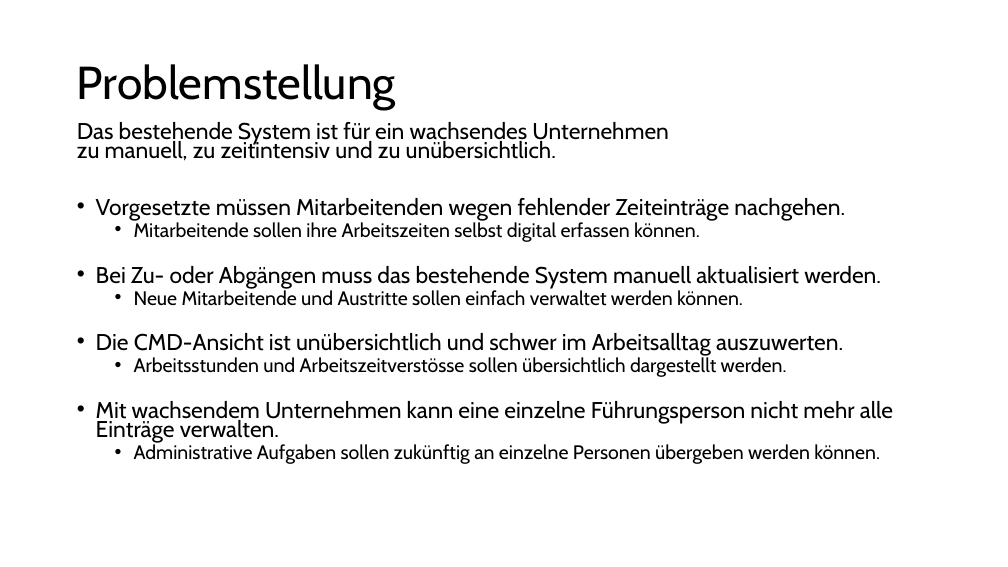
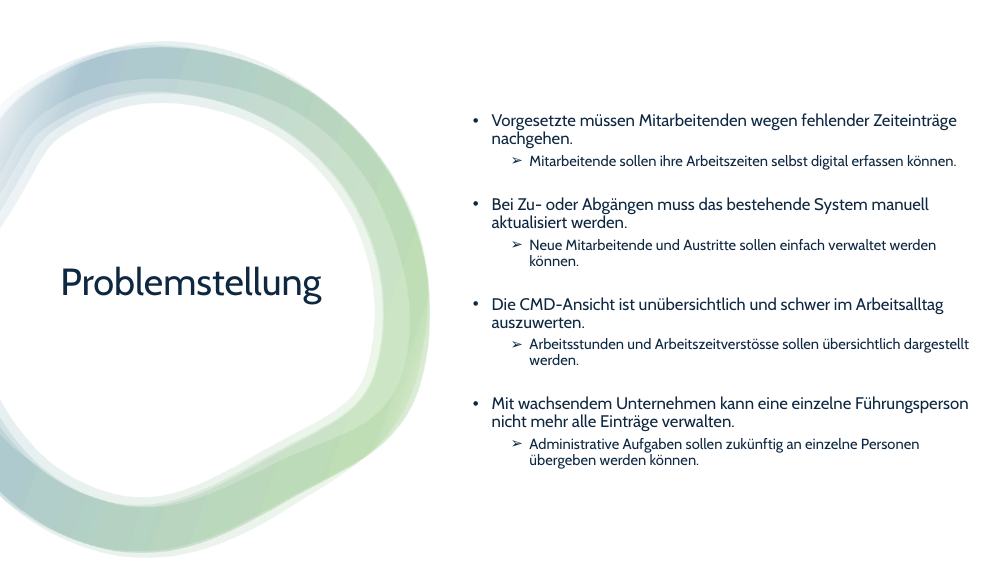
Before and after one commit to M-Abdiu/Gruppe_06-Arbeitszeitrechner_2.0, a slide deck: slide 5 of Gruppe_06-Arbeitszeitrechner_2.0/docs/Arbeitszeit-Auswertungsprogramm_v2.0.pptx. Drawn at 1008x567 pixels with LibreOffice and Linux fonts; fonts in the diff are those of the drawing. Boxes give left, top, right and bottom in pixels: in the first picture for what was removed or moved away, otherwise in the second. Text is boxed around its words. In the diff, an @@ line names an element or a change of style, - is before the commit and + after.

```diff
--- a/Gruppe_06-Arbeitszeitrechner_2.0/docs/Arbeitszeit-Auswertungsprogramm_v2.0.pptx
+++ b/Gruppe_06-Arbeitszeitrechner_2.0/docs/Arbeitszeit-Auswertungsprogramm_v2.0.pptx
@@ rectangle added at <box>0,0,1008,567</box>, fill #FFFFFF @@
@@ group added at <box>0,42,430,558</box>: 4 freeform shapes @@
@@ text "Vorgesetzte müssen Mitarbeitenden wegen fehlender ...": place and size @@
-text "Vorgesetzte müssen Mitarbeitenden wegen fehlender ..." at <box>77,122,893,464</box>
+text "Vorgesetzte müssen Mitarbeitenden wegen fehlender ..." at <box>492,113,969,469</box>
@@ text "Vorgesetzte müssen Mitarbeitenden wegen fehlender ..." at <box>492,113,969,469</box>: size 21.7 to 16 pt in "Vorgesetzte müssen Mitarbeitenden wegen fehlender Zeiteinträ ...", "Bei Zu- oder Abgängen muss das bestehende ...", "Die CMD-Ansicht ist unübersichtlich und schwer im ...", "Mit wachsendem Unternehmen kann eine einzelne Führungsperson ..."; text colour #000000 to #0E2841; size 18.6 to 14 pt in "Mitarbeitende sollen ihre Arbeitszeiten selbst digital erfas ...", "Neue Mitarbeitende und Austritte sollen einfach verwaltet ...", "Arbeitsstunden und Arbeitszeitverstösse sollen übersichtlich ...", "Administrative Aufgaben sollen zukünftig an einzelne Persone ..."; line spacing 0.7 to 0.9; bullet • to ➢; vertical alignment top to middle @@
@@ title "Problemstellung": place and size @@
-title "Problemstellung" at <box>77,64,396,110</box>
+title "Problemstellung" at <box>60,266,321,304</box>
@@ title "Problemstellung" at <box>60,266,321,304</box>: size 44 to 36 pt, text colour #000000 to #0E2841 @@
@@ text at <box>77,122,669,161</box>: paragraph removed @@
-Das bestehende System ist für ein wachsendes Unternehmen
-zu manuell, zu zeitintensiv und zu unübersichtlich.
```
Also in this commit, not shown: 3 other slides changed.
